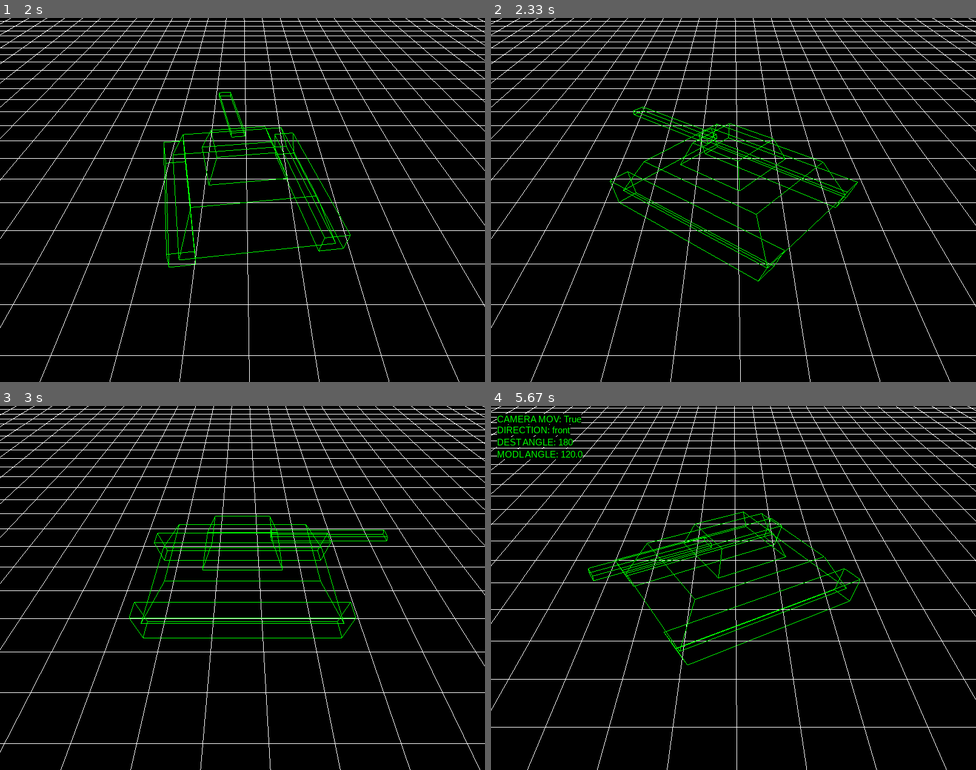
Above: before the commit, frames 1-4 (two rows, left to right).
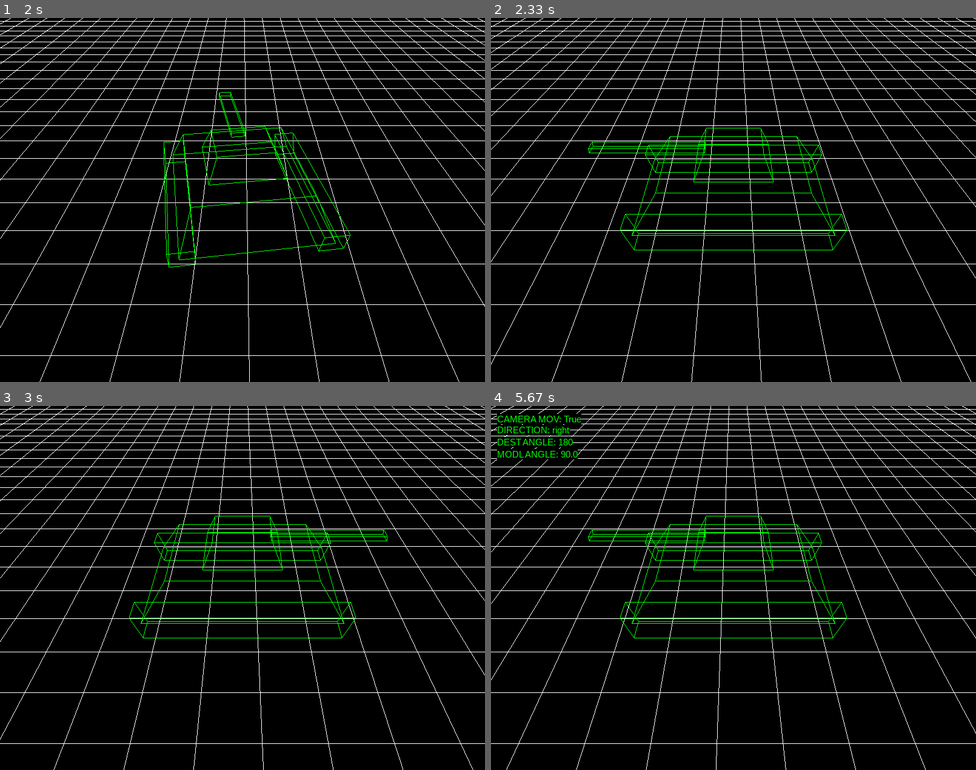
Above: after the commit, the same moments.

Repository: antonioam82/tank_controller
Game: pygame game, started from tank_demo_0.py
The game is run twice, just before and just after one commit, with the same random seed, the same clock (stepped at 60 frames per second) and the same inputs.
Inputs:
- Up to frame 1 (2 s): hold Right 0.33-0.8 s; hold Up 0.83-1.13 s; hold Right 1.17-1.63 s; tap J at 1.23, 1.53, 1.73 s; tap C at 1.32 s; hold Left from 1.67 s (still down)
- Up to frame 2 (2.33 s): tap J at 2.03, 2.3 s; release Left at 2.2 s; hold Down from 2.23 s (still down)
- Up to frame 3 (3 s): tap V at 2.38 s; release Down at 2.53 s; hold Left 2.57-2.97 s; tap J at 2.63, 2.93 s; tap C at 2.72 s
- Up to frame 4 (5.67 s): hold Up 3-3.37 s; tap J at 3.07, 3.47, 3.77, 4.13, 4.53, 4.83, 5.03, 5.33, 5.53 s; hold Right 3.4-4.03 s; tap V at 3.55, 5.12 s; hold Down 4.07-4.43 s; tap C at 4.22, 5.62 s; hold Left 4.47-4.93 s; hold Right 4.97-5.43 s; hold Up from 5.47 s (still down)

Frame 1 is identical in both runs. In frame 2, 5.2% of the frame differs, in the area x 0-100%, y 0-100%; in frame 3, 3.1%; in frame 4, 12%.

Commit message:
Revisado requisito para cambio de direccion

Diff:
--- a/tank_demo_0.py
+++ b/tank_demo_0.py
@@ -175,7 +175,7 @@
                 if e.key == K_ESCAPE:
                     running = False
 
-                elif e.key == K_UP:
+                elif e.key == K_UP and not rotating:
                     new_direction = 'front'
                     if direction != new_direction:
                         rotating = True
@@ -185,21 +185,21 @@
                         grid_mov_x = 0.0
                         grid_mov_z = 0.05
 
-                elif e.key == K_DOWN:
+                elif e.key == K_DOWN and not rotating and direction != 'back':
                     rotating = True
                     grid_mov_z = 0.0
                     grid_mov_x = 0.0
                     #dest_model_angle = 0
                     new_direction = 'back'
 
-                elif e.key == K_LEFT:
+                elif e.key == K_LEFT and not rotating and direction != 'left':
                     rotating = True
                     grid_mov_x = 0.0
                     grid_mov_z = 0.0
                     #dest_model_angle = -90
                     new_direction = 'left'
 
-                elif e.key == K_RIGHT:
+                elif e.key == K_RIGHT and not rotating and direction != 'right':
                     rotating = True
                     grid_mov_z = 0.0
                     grid_mov_x = 0.0
@@ -425,7 +425,7 @@
                     grid_mov_x = 0.05
                     grid_mov_z = 0.0
                     direction = new_direction
-                    roatating = False
+                    rotating = False
 
         # -------------------------------------------- #
 
